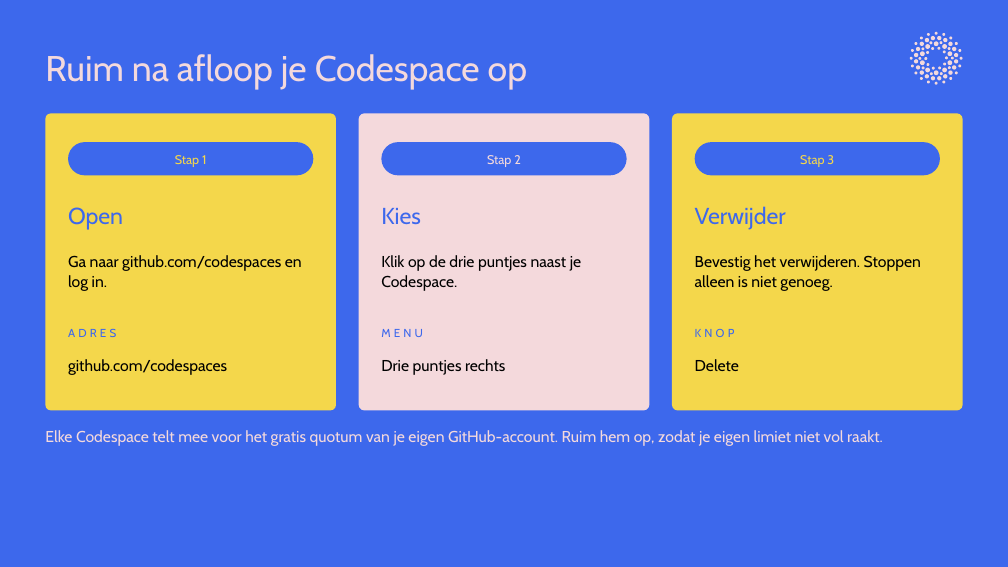
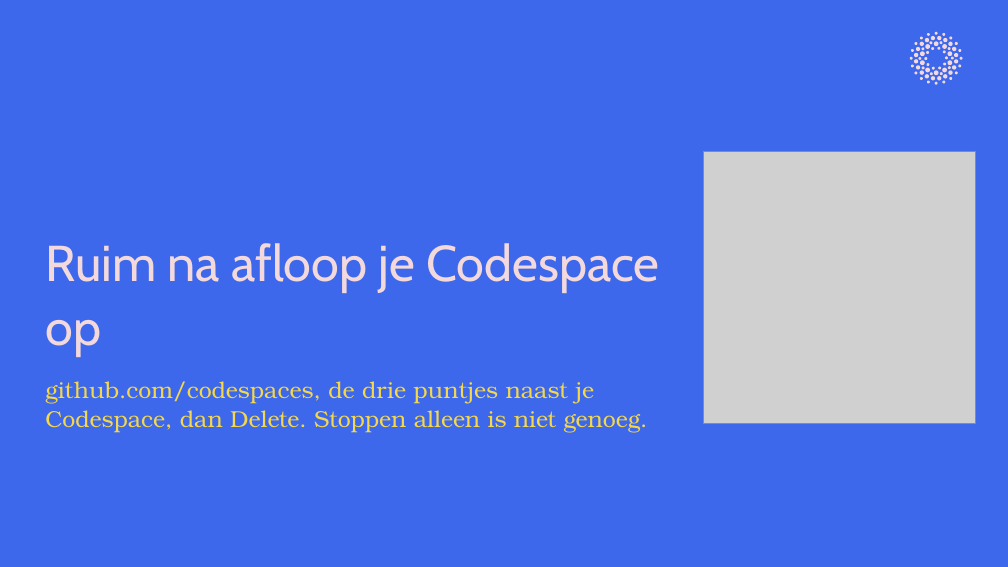
Before and after one commit to cedanl/clidev-presentaties, a slide deck: slide 36 of exports/261005_workshop_rad_uitvoering.pptx. Drawn at 1008x567 pixels with LibreOffice and Linux fonts; fonts in the diff are those of the drawing; grey boxes stand for pictures. Boxes give left, top, right and bottom in pixels: in the first picture for what was removed or moved away, otherwise in the second. Text is boxed around its words. In the diff, an @@ line names an element or a change of style, - is before the commit and + after.

```diff
--- a/exports/261005_workshop_rad_uitvoering.pptx
+++ b/exports/261005_workshop_rad_uitvoering.pptx
@@ rounded rectangle removed at box(45, 113, 336, 411) @@
@@ rounded rectangle removed at box(358, 113, 649, 411) @@
@@ rounded rectangle removed at box(672, 113, 963, 411) @@
@@ rounded rectangle removed at box(68, 142, 313, 175) @@
@@ rounded rectangle removed at box(381, 142, 626, 175) @@
@@ rounded rectangle removed at box(695, 142, 940, 175) @@
@@ text removed at box(175, 155, 206, 167) @@
-Stap 1
@@ text removed at box(487, 155, 521, 167) @@
-Stap 2
@@ picture added at box(703, 151, 975, 423) @@
@@ text removed at box(800, 155, 834, 167) @@
-Stap 3
@@ text "Ruim na afloop je Codespace ...": place and size @@
-text "Ruim na afloop je Codespace ..." at box(45, 54, 527, 89)
+text "Ruim na afloop je Codespace ..." at box(45, 243, 659, 356)
@@ text "Ruim na afloop je Codespace ..." at box(45, 243, 659, 356): size 34 to 48 pt; vertical alignment middle to bottom @@
@@ text removed at box(68, 207, 123, 230) @@
-Open
@@ text removed at box(381, 208, 421, 224) @@
-Kies
@@ text removed at box(695, 206, 786, 230) @@
-Verwijder
@@ text removed at box(68, 255, 302, 291) @@
-Ga naar github.com/codespaces en log in.
@@ text removed at box(381, 255, 581, 291) @@
-Klik op de drie puntjes naast je Codespace.
@@ text removed at box(695, 255, 921, 291) @@
-Bevestig het verwijderen. Stoppen alleen is niet genoeg.
@@ text removed at box(68, 329, 116, 337) @@
-ADRES
@@ text removed at box(381, 329, 423, 337) @@
-MENU
@@ text removed at box(695, 329, 735, 337) @@
-KNOP
@@ text removed at box(68, 359, 227, 375) @@
-github.com/codespaces
@@ text removed at box(381, 359, 505, 375) @@
-Drie puntjes rechts
@@ text removed at box(695, 359, 739, 371) @@
-Delete
@@ text added at box(45, 381, 648, 433), 22 pt, text #F4D74B @@
+github.com/codespaces, de drie puntjes naast je Codespace, dan Delete. Stoppen alleen is niet genoeg.
@@ text removed at box(45, 430, 883, 446) @@
-Elke Codespace telt mee voor het gratis quotum van je eigen GitHub-account. Ruim hem op, zodat je eigen limiet niet vol raakt.
```
Also in this commit, not shown: 1 other file.
